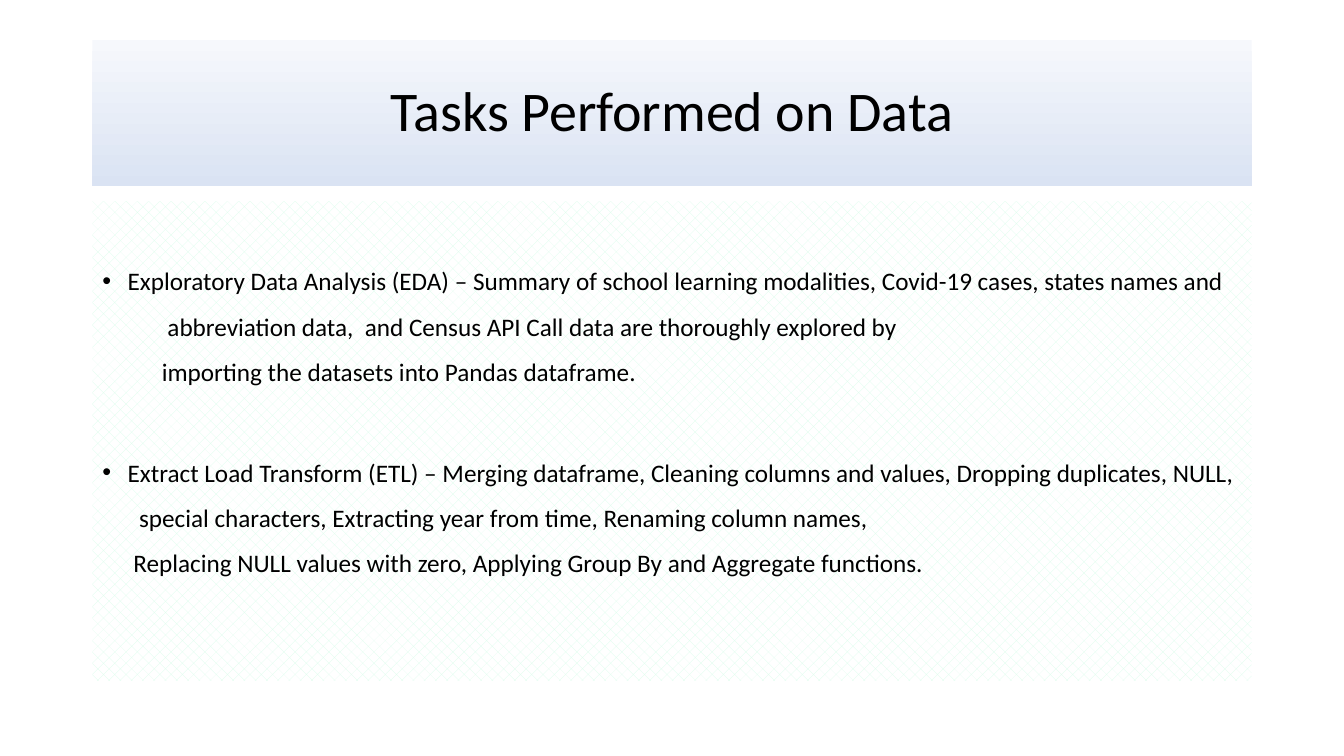
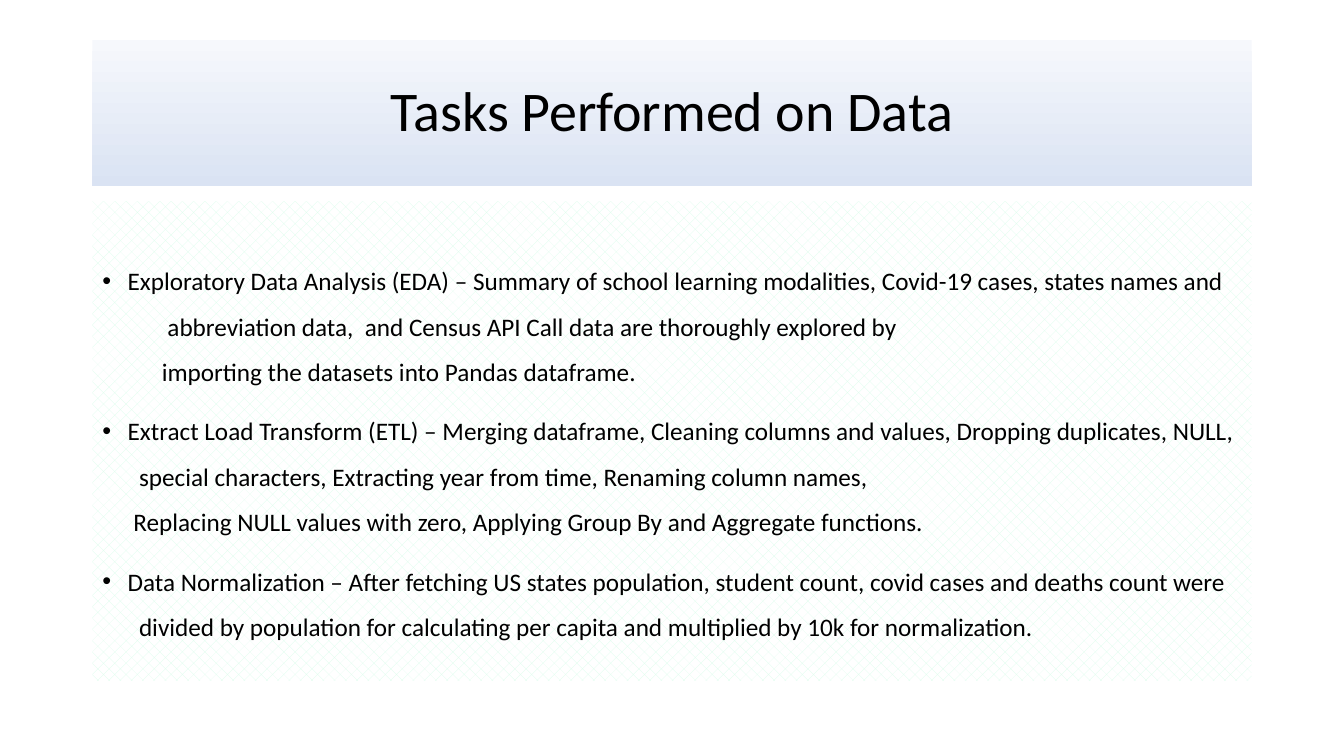
Before and after one commit to uzmabb182/Data602_Assignments, a slide deck: slide 5 of Final_Project_Data_602/Presentation_Data_602.pptx. Drawn at 1344x756 pixels with LibreOffice and Linux fonts; fonts in the diff are those of the drawing. Boxes give left, top, right and bottom in pixels: in the first picture for what was removed or moved away, otherwise in the second. Text is boxed around its words. In the diff, an @@ line names an element or a change of style, - is before the commit and + after.

Commit message:
Working on presentation Slides

```diff
--- a/Final_Project_Data_602/Presentation_Data_602.pptx
+++ b/Final_Project_Data_602/Presentation_Data_602.pptx
@@ text at (128,573,1224,641): paragraph added @@
+• Data Normalization – After fetching US states population, student count, covid cases and deaths count were divided by population for calculating per capita and multiplied by 10k for normalization.
```
Also in this commit, not shown: 3 other slides changed, 3 slides added, 1 slide removed, 2 other files.
